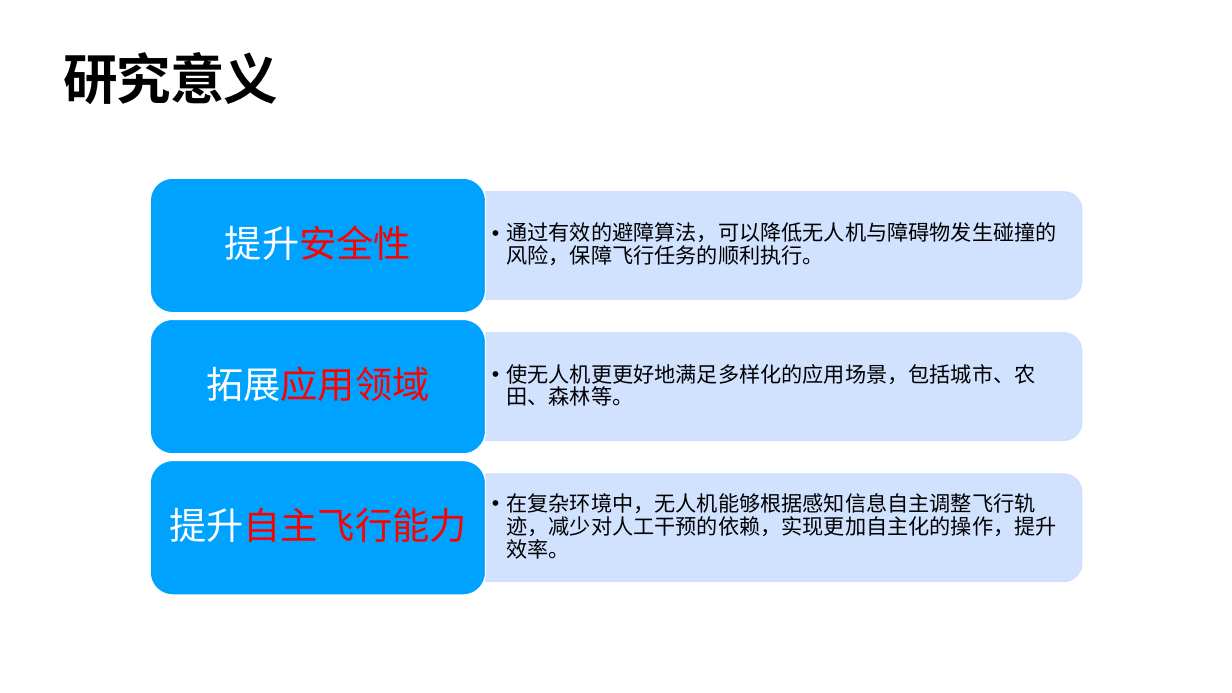
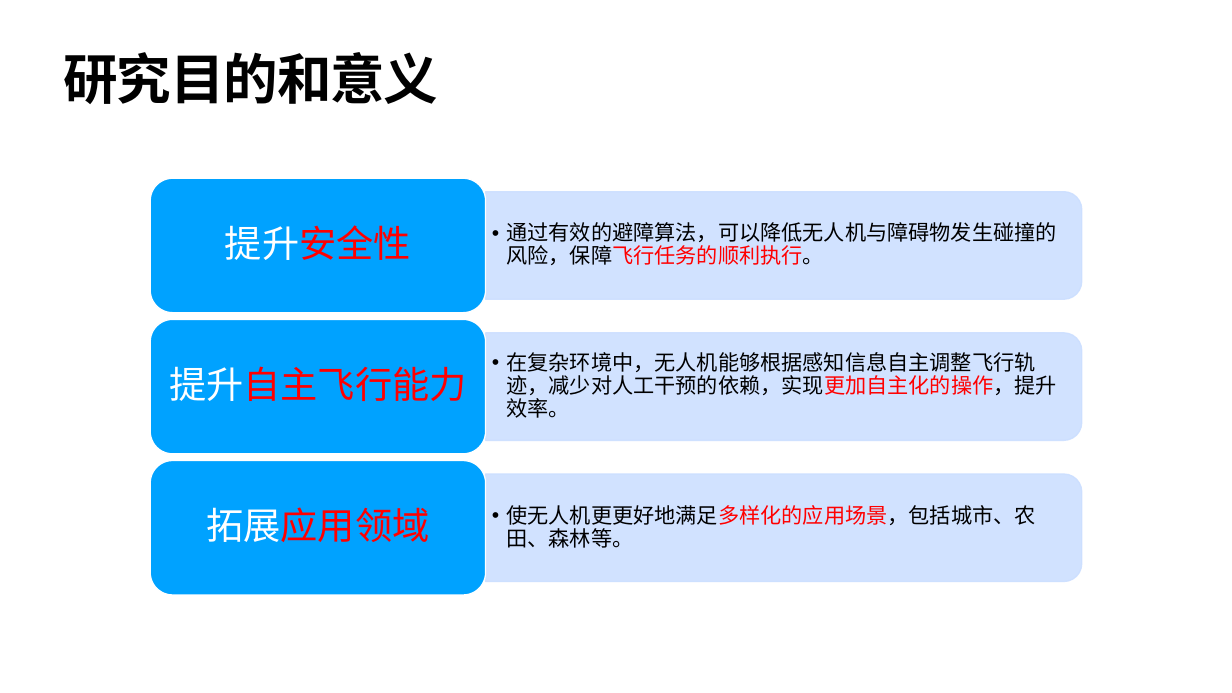
Before and after one commit to HuaYuXiao/AStar-Planner, a slide deck: slide 2 of 报告论文/开题报告/开题报告-华羽霄.pptx (slide 3 before the commit). Drawn at 1232x693 pixels with LibreOffice and Linux fonts; fonts in the diff are those of the drawing; background and template pictures are left out. Boxes give left, top, right and bottom in pixels: in the first picture for what was removed or moved away, otherwise in the second. Text is boxed around its words. In the diff, an @@ line names an element or a change of style, - is before the commit and + after.

```diff
--- a/报告论文/开题报告/开题报告-华羽霄.pptx
+++ b/报告论文/开题报告/开题报告-华羽霄.pptx
@@ title at (x1=64, y1=52, x2=439, y2=104): text changed @@
-研究意义
+研究目的和意义
@@ text "通过有效的避障算法，可以降低无人机与障碍物发生碰撞的风险，保障飞行任务的顺利执行。" at (x1=506, y1=222, x2=1056, y2=265): text colour #000000 to #FF0000 in "通过有效的避障算法，可以降低无人机与障碍物发生碰撞的风险，保障飞行任务的顺利执行。" @@
@@ text "提升自主飞行能力" moved from (x1=169, y1=507, x2=466, y2=542) to (x1=169, y1=366, x2=466, y2=401) @@
@@ text "在复杂环境中，无人机能够根据感知信息自主调整飞行轨迹，减少对人工干预的依赖，实现更加自主化的操作，提升效率。" moved from (x1=506, y1=493, x2=1056, y2=559) to (x1=506, y1=352, x2=1057, y2=418) @@
@@ text "在复杂环境中，无人机能够根据感知信息自主调整飞行轨迹，减少对人工干预的依赖，实现更加自主化的操作，提升效率。" at (x1=506, y1=352, x2=1057, y2=418): text colour #000000 to #FF0000 in "在复杂环境中，无人机能够根据感知信息自主调整飞行轨迹，减少对人工干预的依赖，实现更加自主化的操作，提升效率。" @@
@@ text "拓展应用领域" moved from (x1=206, y1=366, x2=429, y2=401) to (x1=206, y1=507, x2=429, y2=542) @@
@@ text "使无人机更更好地满足多样化的应用场景，包括城市、农田、森林等。" moved from (x1=506, y1=364, x2=1035, y2=406) to (x1=506, y1=505, x2=1035, y2=548) @@
@@ text "使无人机更更好地满足多样化的应用场景，包括城市、农田、森林等。" at (x1=506, y1=505, x2=1035, y2=548): text colour #000000 to #FF0000 in "使无人机更更好地满足多样化的应用场景，包括城市、农田、森林等。" @@
```
Also in this commit, not shown: 8 other slides changed, 2 slides added, 2 other files.
